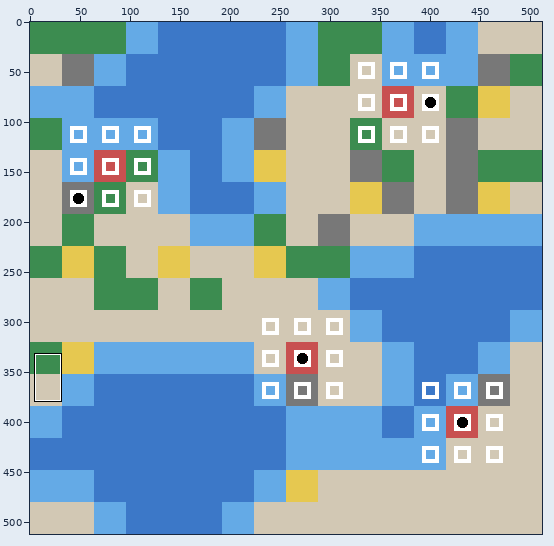
File history of a sprite sheet, pol_env/Tribes/img_step_3.png. The picture above shows the old version from afar; the outline marks the close-up.
Close-up. First the earlier version:
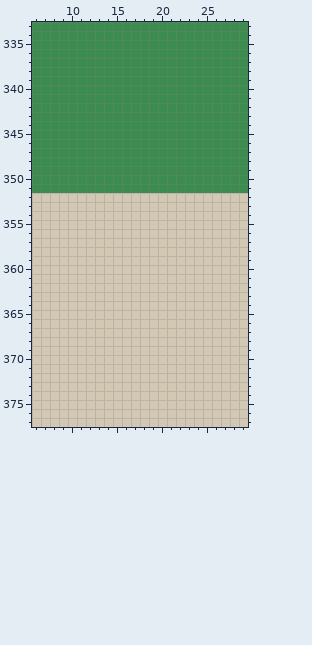
The file is 512x512 pixels. Colours within 5 levels of each other are drawn and written as one. Shown: x 6..29, y 333..377. The commit also changed other parts of the picture, which this record leaves out.
The result:
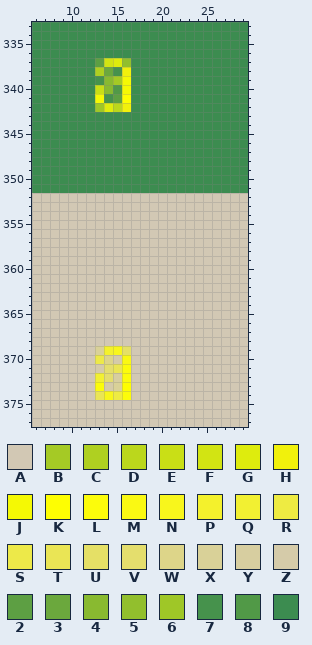
Palette (. is transparent): A #d2c8b4  B #a5ca25  C #afd021  D #bbd71c  E #c9df16  F #d2e413  G #deec0d  H #f1f10c  J #f5f904  K #fefe02  L #fcfc0b  M #faf913  N #f8f61c  P #f4f12c  Q #f2f032  R #eeeb42  S #ede949  T #eae555  U #e5e066  V #e4de6d  W #ddd589  X #d9d198  Y #d7cea0  Z #d5cba9  2 #5d9f43  3 #6ba83d  4 #89ba30  5 #92bf2d  6 #9fc727  7 #46924c  8 #519947  9 #3c8c50
Change:
Changed rows in their new state; - is an unchanged pixel.
first column x 13:
337 2FG5
338 C37H
339 74BJ
340 E48J
341 J72K
342 6GDH
first column x 13:
369 XPNU
370 SWZM
371 ZVTL
372 QVYL
373 LZXK
374 TNRL
Changed places in both close-ups, as pixel boxes (x1, y1, x2, y2):
changed: (95, 58, 131, 112)
changed: (95, 346, 131, 400)
